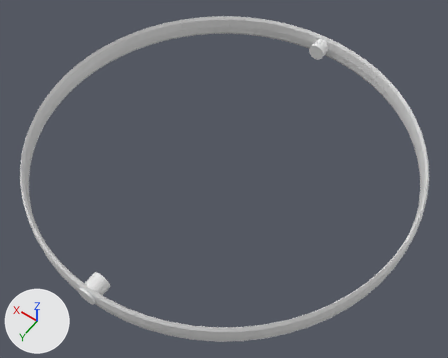
One commit to the FBX model VR_Learning_App/Assets/Objects/Gyroscope.fbx_Outer_Ring/Gyroscope.fbx_Outer_Ring.fbx: the scene before it, then after it.
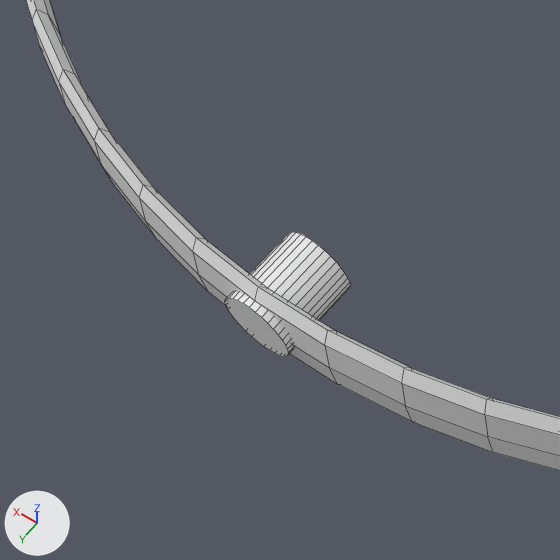
The first picture shows the older version from a camera (50 mm lens) standing at (-0.605, 0.85, 1.213) and looking at (-0.033, 0.049, -0.046). The close-ups show both versions on the part from 4% to 37% of the width and 59% to 100% of the height of that picture; other places that the commit changed are outside them. The lights are fixed; the arrows at lower left show +X, +Y and +Z. The close-ups show mesh edges as thin lines. Where no turn or scale is listed for an object, it has been applied to the vertices.

Names of what the first close-up shows: 'AngularDrive.001', 'OuterRing'.
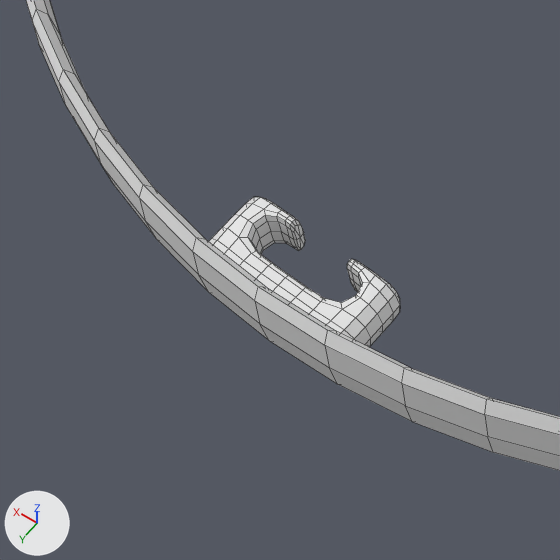
Location of each change, [x1, y1, x2, y2] in pixels of the close-ups (560 x 560 px):
'MiddleBothRailProxy|Rail.Proxy|Dupli|0.1', added
    after: [209, 197, 400, 347]
'AngularDrive.001', deleted
    before: [225, 232, 350, 357]

Patch to the scene script:
```diff
--- a/VR_Learning_App/Assets/Objects/Gyroscope.fbx_Outer_Ring/Gyroscope.fbx_Outer_Ring.fbx.py
+++ b/VR_Learning_App/Assets/Objects/Gyroscope.fbx_Outer_Ring/Gyroscope.fbx_Outer_Ring.fbx.py
@@ me_cube_059 @@
+me_cube_059.from_pydata(...)  # 342 vertices, 340 faces; spans x -0.0568..0.0565, y 0.4521..0.5025, z -0.0172..0.0165
+me_cube_059.materials.append(mat_angulardrive)  # white #e7e7e7
@@ ob_angulardrive_001 @@
-ob_angulardrive_001 = bpy.data.objects.new('AngularDrive.001', me_cylinder_007)
-ob_angulardrive_001.location = (0.0, 0.4881, 0.0)
@@ ob_middlebothrailproxy_rail_proxy_dupli_0_1 @@
+ob_middlebothrailproxy_rail_proxy_dupli_0_1 = bpy.data.objects.new('MiddleBothRailProxy|Rail.Proxy|Dupli|0.1', me_cube_059)
+ob_middlebothrailproxy_rail_proxy_dupli_0_1.parent = ob_middlebothrailproxy
+ob_middlebothrailproxy_rail_proxy_dupli_0_1.location = (0.0, 0.0, 0.0)
+ob_middlebothrailproxy_rail_proxy_dupli_0_1.rotation_euler = (0.0, 0.0, 3.142)  # degrees (0, 0, 180)
@@ ob_middlebothrailproxy @@
+ob_middlebothrailproxy = bpy.data.objects.new('MiddleBothRailProxy', None)
+ob_middlebothrailproxy.location = (0.0, 0.0, 0.0)
+ob_middlebothrailproxy.rotation_euler = (0.0, 0.0, -3.142)  # degrees (0, 0, -180)
```
